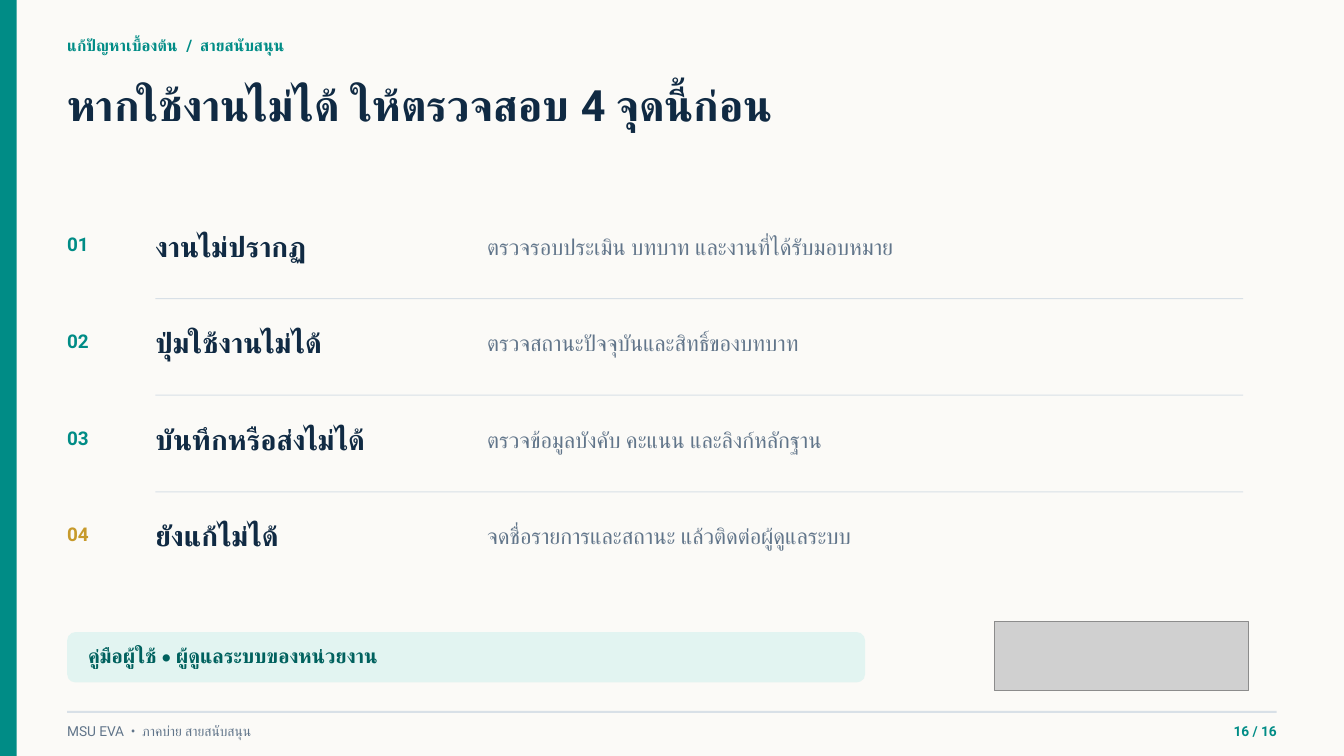
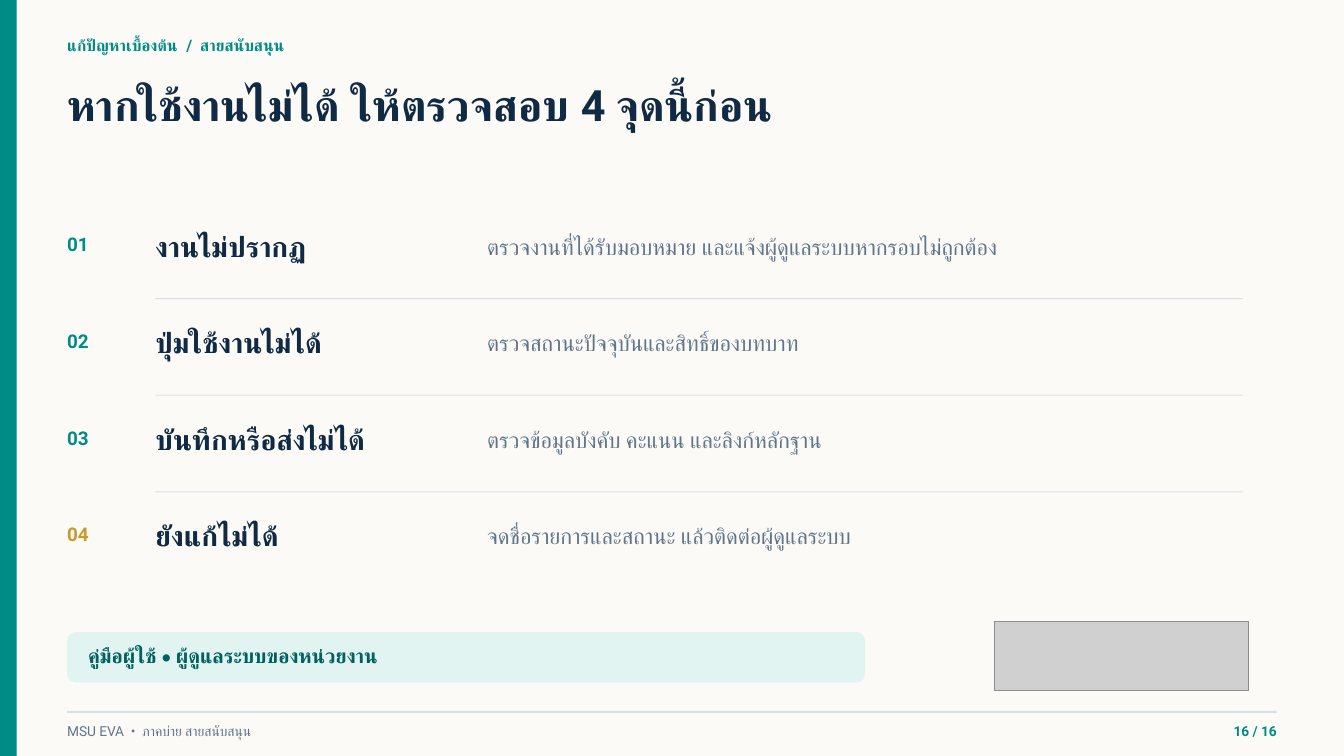
Before and after one commit to issenkku/issenkku-msu_eva-pass2, a slide deck: slide 16 of docs/MSU-EVA-อบรมสายสนับสนุน-ฉบับวิทยากร.pptx. Drawn at 1344x756 pixels with LibreOffice and Linux fonts; fonts in the diff are those of the drawing; grey boxes stand for pictures. Boxes give left, top, right and bottom in pixels: in the first picture for what was removed or moved away, otherwise in the second. Text is boxed around its words. In the diff, an @@ line names an element or a change of style, - is before the commit and + after.

```diff
--- a/docs/MSU-EVA-อบรมสายสนับสนุน-ฉบับวิทยากร.pptx
+++ b/docs/MSU-EVA-อบรมสายสนับสนุน-ฉบับวิทยากร.pptx
@@ text at [487, 237, 997, 262]: text changed @@
-ตรวจรอบประเมิน บทบาท และงานที่ได้รับมอบหมาย
+ตรวจงานที่ได้รับมอบหมาย และแจ้งผู้ดูแลระบบหากรอบไม่ถูกต้อง
```
Also in this commit, not shown: 2 other slides changed, 1 other file.
